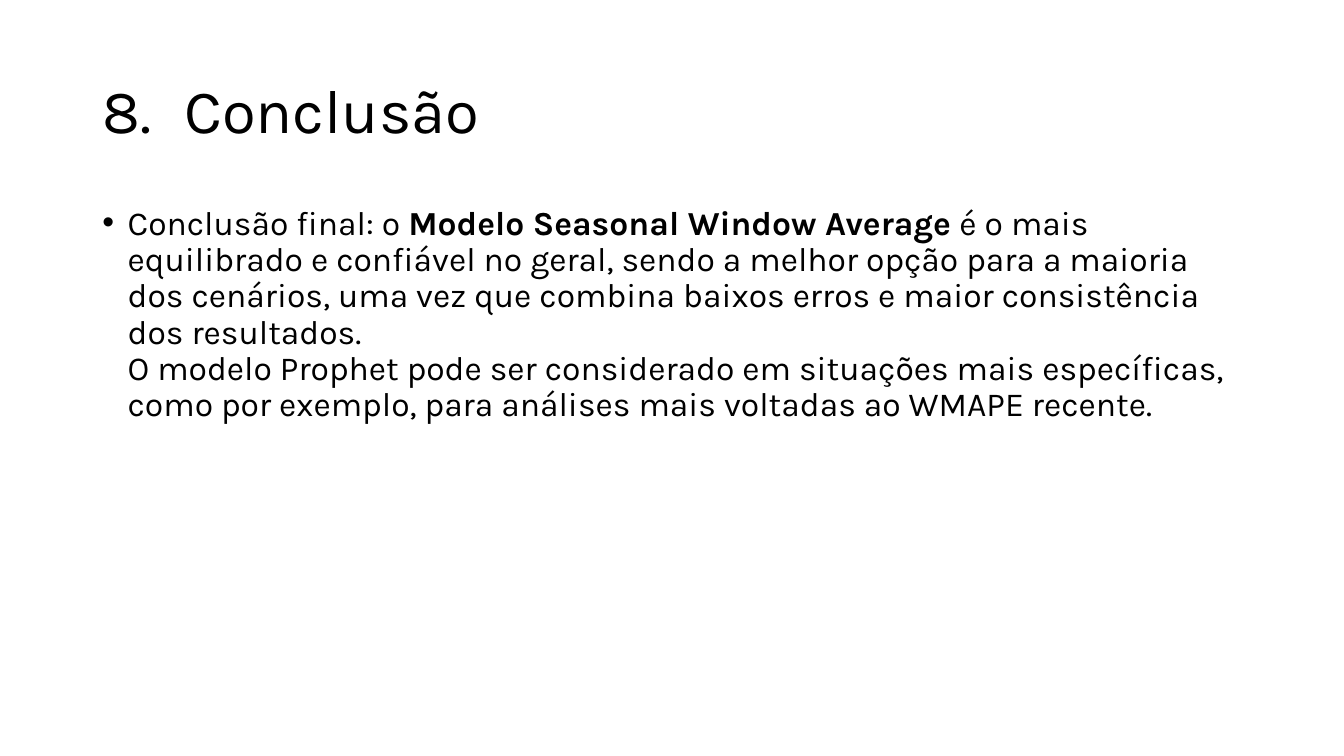
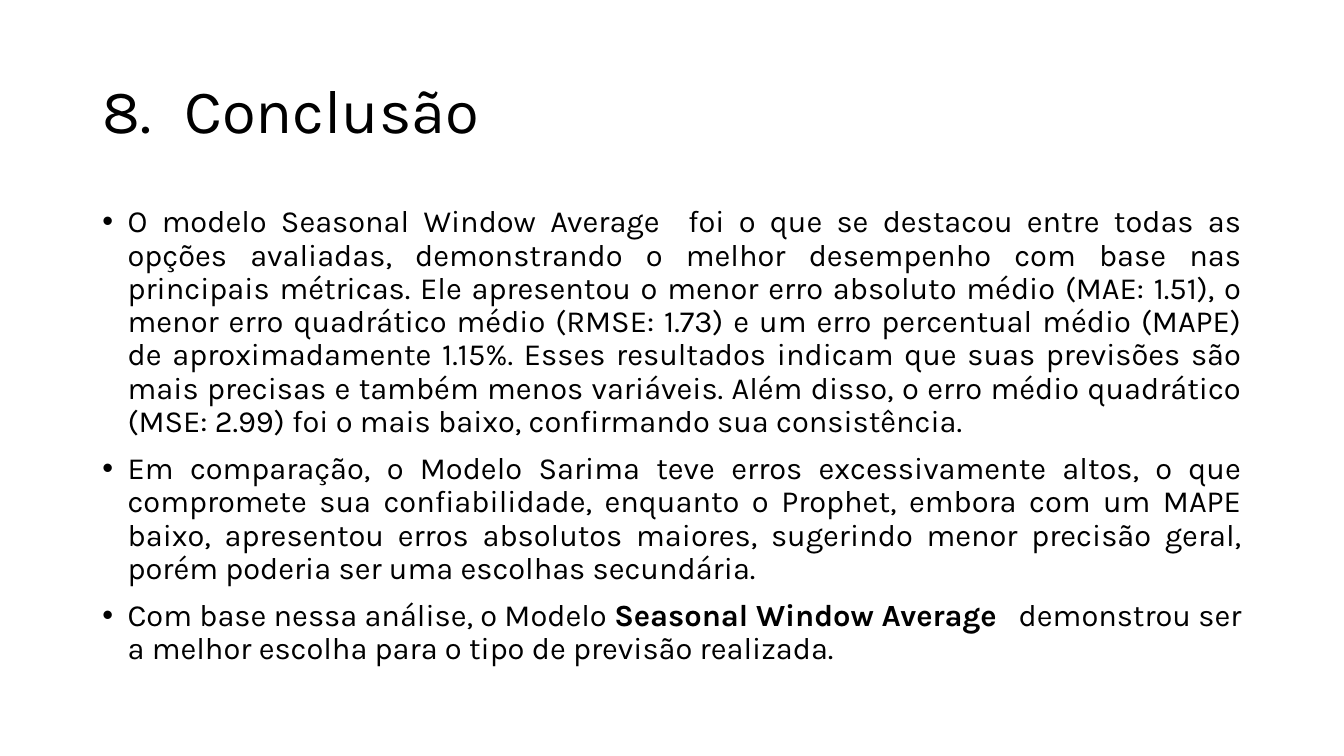
Before and after one commit to jdlmauricio/techalleg_fase_2, a slide deck: slide 19 of Tech Challenge 2.pptx (slide 20 before the commit). Drawn at 1344x756 pixels with LibreOffice and Linux fonts; fonts in the diff are those of the drawing; background and template pictures are left out. Boxes give left, top, right and bottom in pixels: in the first picture for what was removed or moved away, otherwise in the second. Text is boxed around its words. In the diff, an @@ line names an element or a change of style, - is before the commit and + after.

```diff
--- a/Tech Challenge 2.pptx
+++ b/Tech Challenge 2.pptx
@@ text at (128, 211, 1241, 667): text changed; size 24 to 22 pt @@
-• Conclusão final: o Modelo Seasonal Window Average é o mais equilibrado e confiável no geral, sendo a melhor opção para a maioria dos cenários, uma vez que combina baixos erros e maior consistência dos resultados.
-  O modelo Prophet pode ser considerado em situações mais específicas, como por exemplo, para análises mais voltadas ao WMAPE recente.
+• O modelo Seasonal Window Average foi o que se destacou entre todas as opções avaliadas, demonstrando o melhor desempenho com base nas principais métricas. Ele apresentou o menor erro absoluto médio (MAE: 1.51), o menor erro quadrático médio (RMSE: 1.73) e um erro percentual médio (MAPE) de aproximadamente 1.15%. Esses resultados indicam que suas previsões são mais precisas e também menos variáveis. Além disso, o erro médio quadrático (MSE: 2.99) foi o mais baixo, confirmando sua consistência.
+• Em comparação, o Modelo Sarima teve erros excessivamente altos, o que compromete sua confiabilidade, enquanto o Prophet, embora com um MAPE baixo, apresentou erros absolutos maiores, sugerindo menor precisão geral, porém poderia ser uma escolhas secundária.
+• Com base nessa análise, o Modelo Seasonal Window Average demonstrou ser a melhor escolha para o tipo de previsão realizada.
```
Also in this commit, not shown: 3 other slides changed, 1 slide removed, 1 other file.
